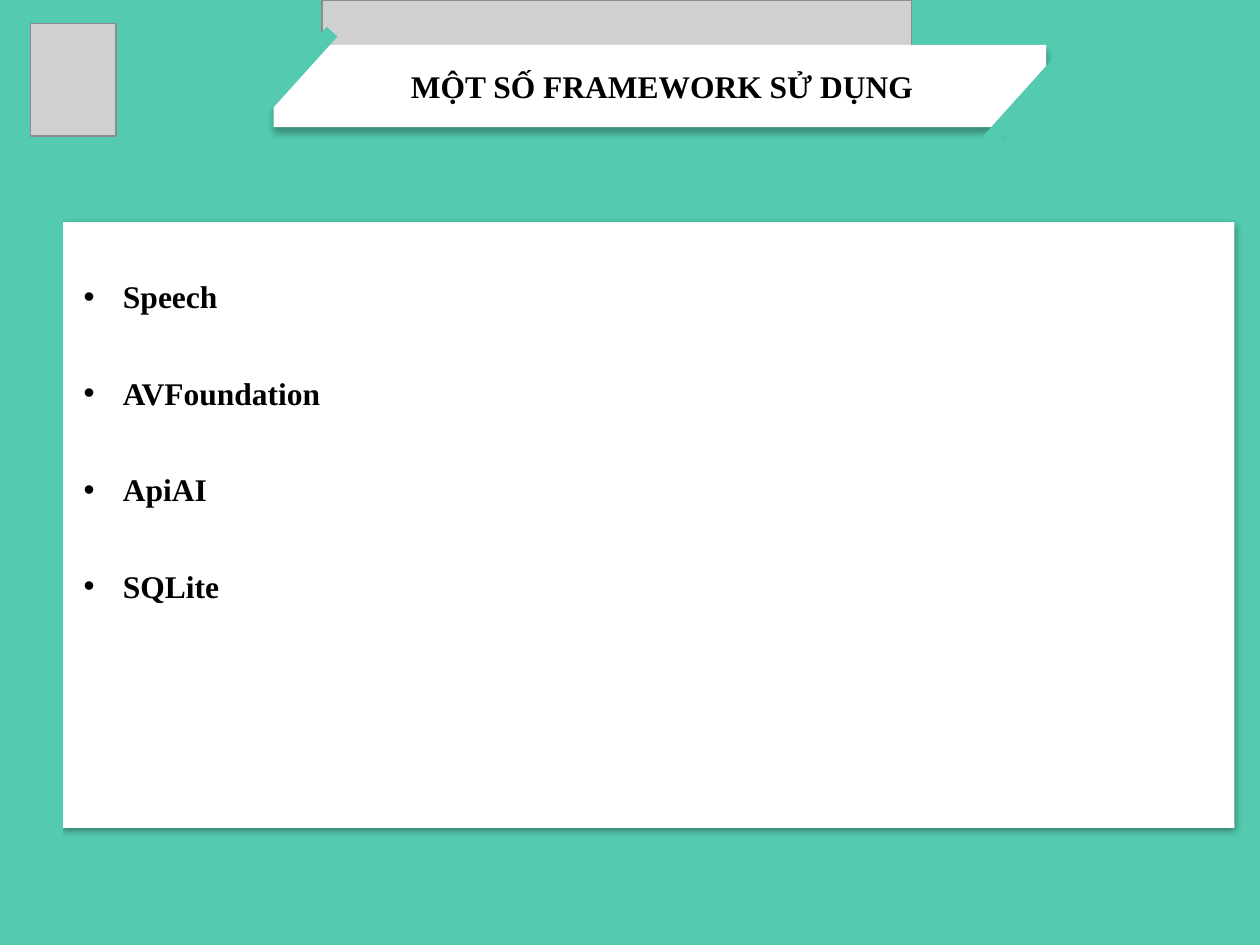
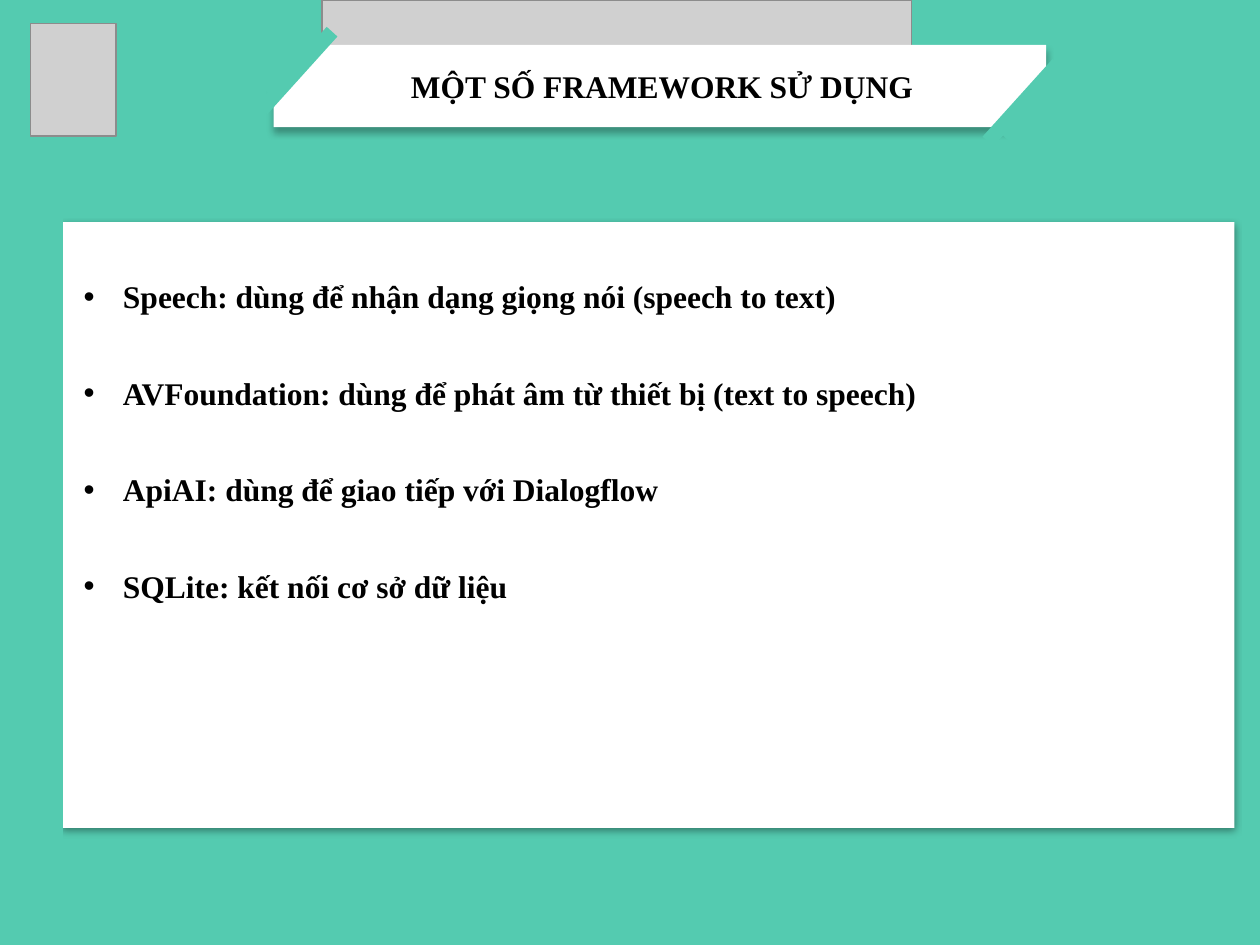
Before and after one commit to hung070996/DoAn, a slide deck: slide 10 of Englishor/Doc/DoAnPP.pptx. Drawn at 1260x945 pixels with LibreOffice and Linux fonts; fonts in the diff are those of the drawing; grey boxes stand for pictures. Boxes give left, top, right and bottom in pixels: in the first picture for what was removed or moved away, otherwise in the second. Text is boxed around its words. In the diff, an @@ line names an element or a change of style, - is before the commit and + after.

```diff
--- a/Englishor/Doc/DoAnPP.pptx
+++ b/Englishor/Doc/DoAnPP.pptx
@@ text at box(123, 285, 916, 604): text changed @@
-• Speech
-• AVFoundation
-• ApiAI
-• SQLite
+• Speech: dùng để nhận dạng giọng nói (speech to text)
+• AVFoundation: dùng để phát âm từ thiết bị (text to speech)
+• ApiAI: dùng để giao tiếp với Dialogflow
+• SQLite: kết nối cơ sở dữ liệu
```
Also in this commit, not shown: 1 other slide changed, 4 other files.
